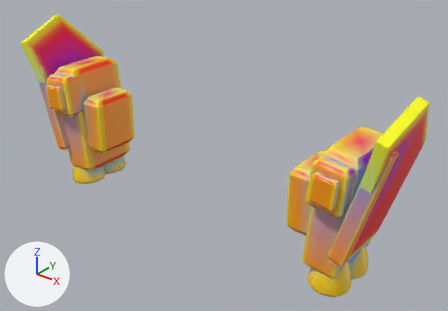
Renders of the glTF model models/parts/llm_gen_leg_thrusters_022_f2f889.glb from each side of a commit.
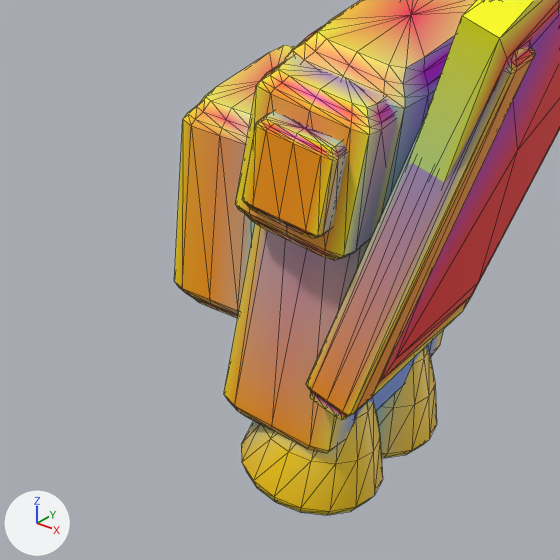
The first picture shows the older version from a 50 mm lens placed at (77.5, -87.4, 55.3), pointed at (4.7, 3.7, -1.2). The close-ups show the older and then the newer version on the part from 52% to 91% of the width and 44% to 100% of the height of that picture. Only the edits that show in the close-ups are written down. Arrows for +X, +Y and +Z are at lower left; the lights stay in place. The close-ups show mesh edges as thin lines. Vertices at exactly the same position are counted once.

The first close-up shows 'adapter_calf_clamp_r', 'addon_leg_knee_guard_5_gold_r', 'addon_leg_knee_louver_6_adapter_dark_r', 'ankle_vector_bell_a_3_vernier_bell_vernier_r', 'ankle_vector_bell_b_4_vernier_bell_vernier_r', 'fin_leading_edge_2_amber_optic_r', 'greave_pylon_0_cobalt_anodized_r', 'swept_aero_fin_1_adapter_dark_r'.
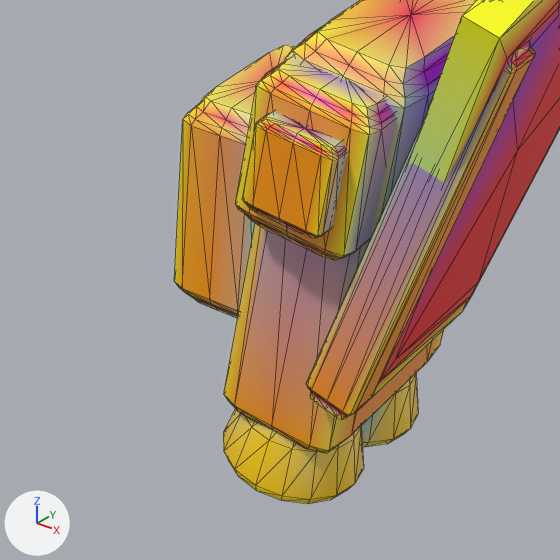
Where the change shows, as pixel boxes [x1, y1, x2, y2] in the close-ups (560 x 560 px):
'ankle_vector_bell_b_4_vernier_bell_vernier_r', moved
    before: [241, 402, 383, 515]
    after: [223, 409, 364, 504]
'ankle_vector_bell_a_3_vernier_bell_vernier_r', moved
    before: [376, 349, 437, 458]
    after: [361, 373, 418, 447]
part 1 of me_greave_pylon_0_cobalt_anodized_r, recoloured
    both: [235, 144, 443, 453]

The change, as a diff of the scene's bpy script:
```diff
--- a/models/parts/llm_gen_leg_thrusters_022_f2f889.glb.py
+++ b/models/parts/llm_gen_leg_thrusters_022_f2f889.glb.py
@@ me_greave_pylon_0_cobalt_anodized_r @@
 me_greave_pylon_0_cobalt_anodized_r.from_pydata(...)  # 114 vertices, 224 faces; spans x 29.4..39.1, y -5.0..9.1, z -13.8..11.8
 # used by ob_greave_pylon_0_cobalt_anodized_r; location = (0.0, 0.0, 0.0)
+# me_greave_pylon_0_cobalt_anodized_r part 1: 92 faces centred in x 29.5..38.3, y -5.0..9.1, z -13.6..2.3 are repainted in the vertex colours, in many colours
 me_greave_pylon_0_cobalt_anodized_r.materials.append(mat_defaultmaterial_002)
@@ me_ankle_vector_bell_a_3_vernier_bell_vernier_r @@
 # used by ob_ankle_vector_bell_a_3_vernier_bell_vernier_r; location = (0.0, 0.0, 0.0)
-me_ankle_vector_bell_a_3_vernier_bell_vernier_r.from_pydata(...)  # 82 vertices, 160 faces; spans x 29.81..38.04, y 1.17..9.46, z -17.29..-8.88
+me_ankle_vector_bell_a_3_vernier_bell_vernier_r.from_pydata(...)  # 82 vertices, 160 faces; spans x 28.55..36.79, y 1.17..9.46, z -17.07..-8.66
+# me_ankle_vector_bell_a_3_vernier_bell_vernier_r part 2: the whole mesh is moved by (-1.25, 0.0, 0.22)
 me_ankle_vector_bell_a_3_vernier_bell_vernier_r.materials.append(mat_defaultmaterial_008)
@@ me_ankle_vector_bell_b_4_vernier_bell_vernier_r @@
 # used by ob_ankle_vector_bell_b_4_vernier_bell_vernier_r; location = (0.0, 0.0, 0.0)
-me_ankle_vector_bell_b_4_vernier_bell_vernier_r.from_pydata(...)  # 82 vertices, 160 faces; spans x 29.81..38.04, y -5.59..2.7, z -17.29..-8.88
+me_ankle_vector_bell_b_4_vernier_bell_vernier_r.from_pydata(...)  # 82 vertices, 160 faces; spans x 28.55..36.79, y -5.59..2.7, z -17.07..-8.66
+# me_ankle_vector_bell_b_4_vernier_bell_vernier_r part 3: the whole mesh is moved by (-1.25, 0.0, 0.22)
 me_ankle_vector_bell_b_4_vernier_bell_vernier_r.materials.append(mat_defaultmaterial_012)
```
